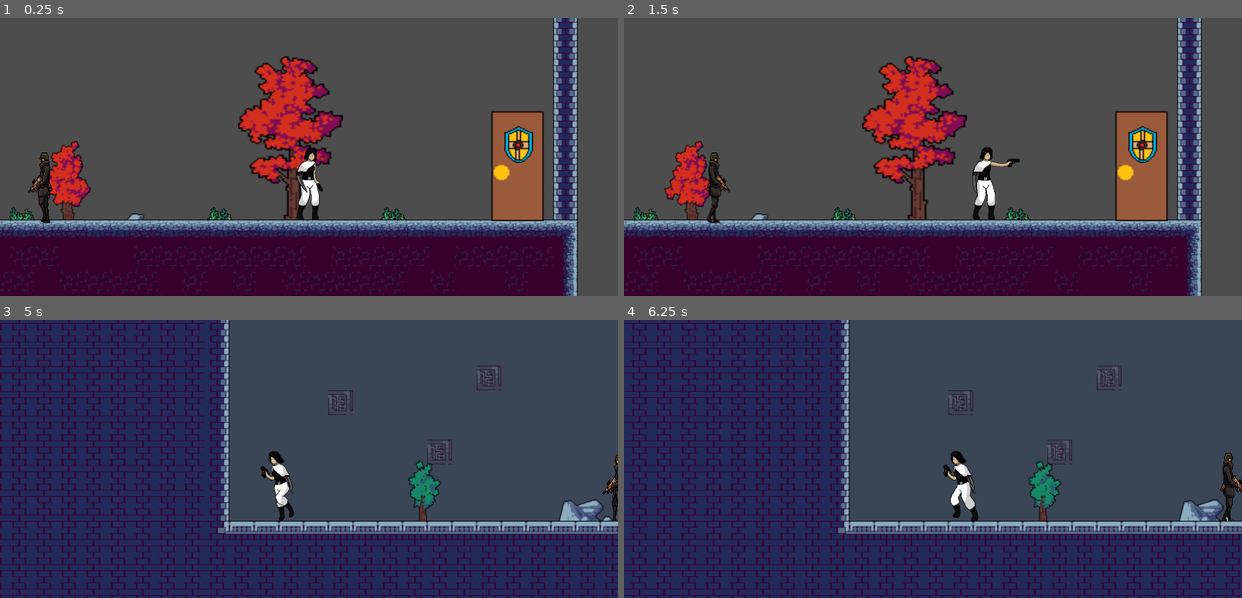
Above: before the commit, frames 1-4 (two rows, left to right).
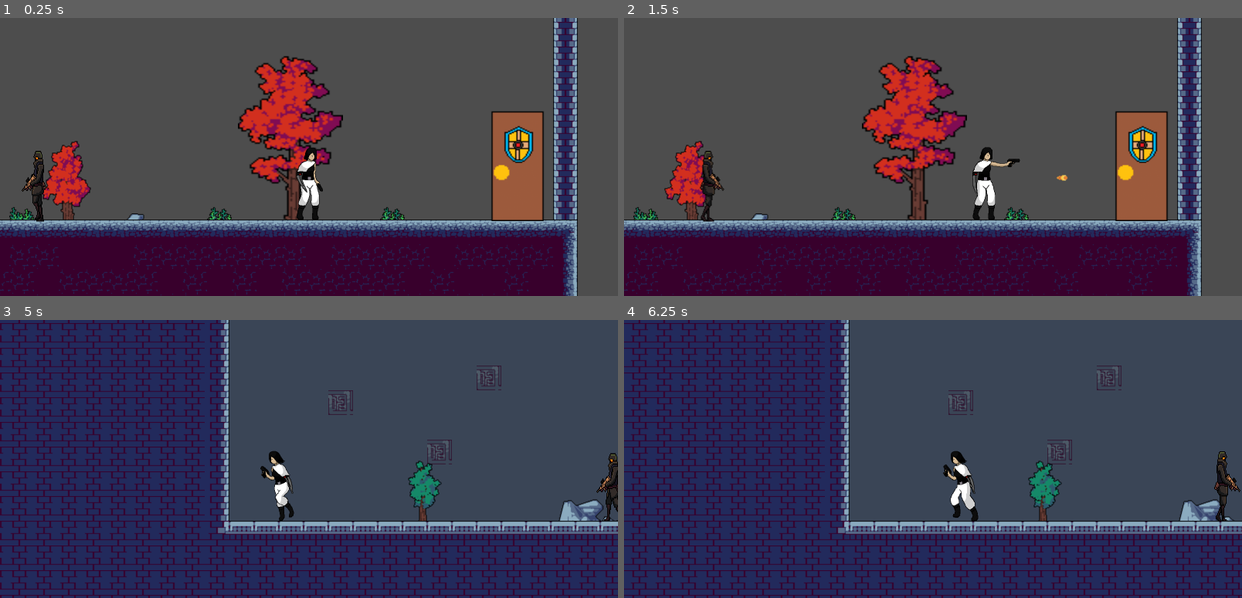
Above: after the commit, the same moments.

Repository: Corsa-Technologies/Terra1-seguro
Game: Godot game, scene res://Níveis/Nível1/Nível 1.tscn
Same seed, same stepped clock (60 frames per second), same inputs: the game is played once before the commit and once after it. This scene is started directly instead of the project's main scene.
Inputs:
- Up to frame 1 (0.25 s): no input
- Up to frame 2 (1.5 s): tap Enter (ataque) at 0.5 s; hold Enter (ataque) 0.53-1.28 s; hold Right (ui_right) from 0.53 s (still down); tap Up (ui_up) at 0.77 s; tap Backspace (tiro) at 0.8, 1.35 s
- Up to frame 3 (5 s): tap Up (ui_up) at 1.52, 3.02, 3.77, 4.52 s; tap Enter (ataque) at 1.55, 3.05, 4.55 s; release Right (ui_right) at 2.03 s; hold Left (ui_left) 2.03-2.78 s; hold Enter (ataque) 2.03-2.78 s; tap Backspace (tiro) at 2.3, 2.85, 3.8, 4.35 s; hold Right (ui_right) 2.78-4.28 s; hold Enter (ataque) 3.53-4.28 s; hold Left (ui_left) from 4.28 s (still down)
- Up to frame 4 (6.25 s): release Left (ui_left) at 5.03 s; hold Right (ui_right) 5.03-5.78 s; hold Enter (ataque) 5.03-5.78 s; tap Backspace (tiro) at 5.3, 5.85 s; hold Left (ui_left) from 5.78 s (still down); tap Up (ui_up) at 6.02 s; tap Enter (ataque) at 6.05 s

The runs differ from the first frame. In frame 1, 0.6% of the frame differs, in the area x 3-9%, y 47-74%; in frame 2, 0.6%; in frame 3, 0.4%; in frame 4, 0.6%.

Commit message:
Adicionado função de tiro pra Aya
Falta polimento de colisão e animações

Diff:
--- a/Assets/inimigos/inimigo1/ataque/projectile.tscn
+++ b/Assets/inimigos/inimigo1/ataque/projectile.tscn
@@ -48,6 +48,7 @@
 [node name="projectile" type="CharacterBody2D"]
 position = Vector2(3, 2)
 collision_layer = 8
+collision_mask = 0
 script = ExtResource("1_lb75j")
 
 [node name="AnimatedSprite2D" type="AnimatedSprite2D" parent="."]
--- a/Assets/inimigos/inimigo1/inimigo_1.tscn
+++ b/Assets/inimigos/inimigo1/inimigo_1.tscn
@@ -167,7 +167,6 @@
 
 [node name="hurtbox" type="Area2D" parent="."]
 collision_layer = 3
-collision_mask = 3
 
 [node name="CollisionShape2D" type="CollisionShape2D" parent="hurtbox"]
 position = Vector2(-1.5, 5.5)
@@ -177,11 +176,10 @@
 light_mask = 2
 visibility_layer = 2
 texture_filter = 1
-position = Vector2(16, -31)
+position = Vector2(8, -33)
 scale = Vector2(1.4, 1.359)
 sprite_frames = SubResource("SpriteFrames_yla2x")
-animation = &"shot1"
-frame_progress = 0.859789
+animation = &"walk"
 
 [node name="CollisionShape2D" type="CollisionShape2D" parent="."]
 position = Vector2(5.96046e-08, 7.35)
@@ -199,7 +197,6 @@
 
 [node name="projectile" parent="." instance=ExtResource("2_e7062")]
 position = Vector2(29, 529)
-collision_mask = 0
 
 [connection signal="body_entered" from="DetectionArea" to="." method="_on_detection_area_body_entered"]
 [connection signal="body_exited" from="DetectionArea" to="." method="_on_detection_area_body_exited"]
--- a/GUI/Menus/MenuPrincipal/Menuprincipal.tscn
+++ b/GUI/Menus/MenuPrincipal/Menuprincipal.tscn
@@ -11,8 +11,8 @@
 anchor_bottom = 1.0
 grow_horizontal = 2
 grow_vertical = 2
-size_flags_horizontal = 4
-size_flags_vertical = 4
+size_flags_horizontal = 6
+size_flags_vertical = 6
 script = ExtResource("2_kvl8a")
 metadata/_edit_use_anchors_ = true
 
--- a/Player/Scripts/movimento.gd
+++ b/Player/Scripts/movimento.gd
@@ -11,6 +11,8 @@
 @onready var hitboxlamina = $hitboxlamina # Referência à hitboxlamina
 @export var buffer_time: float = 0.15
 @export var coyote_time: float = 0.1
+
+@export var projectile_scene: PackedScene # A cena do projétil que será instanciada
 
 # Variáveis para a vida
 var max_health: int = 100
@@ -115,10 +117,11 @@
 		is_shooting = true
 		velocity.x = 0 # Para o personagem de se mover enquanto atira
 		animated_sprite.play("tiro")
+		shoot_projectile() # Dispara o projétil
 		# Conecta o sinal de "animation_finished" com a função que será chamada quando a animação terminar
 		animated_sprite.connect("animation_finished", Callable(self, "_on_shoot_animation_finished"))
 
-	# Verifica se o botão "ataque" foi pressionado e o personagem não está atirando ou atacando
+	# Verifica se o botão "ataque" foi pressionado e o personagem não está atacando ou atirando
 	if event.is_action_pressed("ataque") and not is_attacking and not is_shooting:
 		is_attacking = true
 		velocity.x = 0 # Para o personagem de se mover enquanto ataca
@@ -138,14 +141,32 @@
 	hitboxlamina.set_monitoring(false)  # Desativa a hitbox ao terminar o ataque
 	animated_sprite.disconnect("animation_finished", Callable(self, "_on_attack_animation_finished"))
 
-# Função para quando o tempo do coyote timer acaba
-func _on_coyote_timer_timeout() -> void:
-	canjump = false
+# Função para disparar o projétil
+func shoot_projectile():
+	# Verifica se a cena do projétil foi atribuída
+	if projectile_scene == null:
+		return
+
+	# Instancia a cena do projétil
+	var projectile = projectile_scene.instantiate() as CharacterBody2D
+
+	# Define a posição inicial do projétil um pouco à frente do jogador
+	if animated_sprite.flip_h:
+		projectile.global_position = global_position + Vector2(-10, 0)  # Dispara para a esquerda
+		projectile.direction = Vector2.LEFT  # Define a direção para a esquerda
+	else:
+		projectile.global_position = global_position + Vector2(10, 0)  # Dispara para a direita
+		projectile.direction = Vector2.RIGHT  # Define a direção para a direita
+
+	# Adiciona o projétil à cena
+	get_parent().add_child(projectile)
 
 # Função de morte
 func die():
 	get_tree().reload_current_scene() # Recarrega a cena atual
-
+# Função para quando o tempo do coyote timer acaba
+func _on_coyote_timer_timeout() -> void:
+	canjump = false
 # Função de colisão
 func _on_hitboxlamina_body_entered(body: CharacterBody2D) -> void:
 	print("Corpo entrou na hitbox: ", body.name)
--- /dev/null
+++ b/Player/Scripts/projetilaya.gd
@@ -0,0 +1,29 @@
+extends CharacterBody2D
+@onready var animacao = $AnimatedSprite2D
+@export var SPEED = 600
+@export var damage = 10  # Dano que o projétil causa
+
+var direction: Vector2  # A direção do projétil
+
+func _ready():
+	$AnimatedSprite2D.play('default')
+	# Define a rotação do projétil para a direção de movimento
+	rotation = direction.angle()  # Ajusta a rotação para a direção
+
+	# Remove o projétil após 3 segundos, caso não colida com nada
+	await get_tree().create_timer(3).timeout
+	queue_free()  # Remove o projétil da cena
+
+func _physics_process(delta):
+	velocity = direction * SPEED  # Move o projétil na direção especificada
+	move_and_slide()
+
+# Função que será chamada quando o projétil colidir com um corpo
+
+func _on_area_2d_body_entered(body: CharacterBody2D):  # Verifica se o objeto que colidiu está no grupo "Player"
+	if body is CharacterBody2D:
+		var hurtbox = body.get_node("hurtbox")
+		if hurtbox:
+			print('Achei a hurtbox dentro do inimigo')
+			hurtbox.get_parent().take_damage(50)
+			queue_free()
--- a/Player/playercena.tscn
+++ b/Player/playercena.tscn
@@ -1,9 +1,10 @@
-[gd_scene load_steps=28 format=3 uid="uid://c2b5a8wa3xoja"]
+[gd_scene load_steps=29 format=3 uid="uid://c2b5a8wa3xoja"]
 
 [ext_resource type="Script" path="res://Player/Scripts/movimento.gd" id="1_kiena"]
 [ext_resource type="Texture2D" uid="uid://3l7d1xkbaat7" path="res://Player/Aya Completo.png" id="2_2ortg"]
 [ext_resource type="PackedScene" uid="uid://6r0hwy3ijx5f" path="res://GUI/Controles/controlecanvas.tscn" id="2_21c6s"]
 [ext_resource type="Texture2D" uid="uid://bfrp2uancgku5" path="res://Player/sprites2.png" id="3_rnmfg"]
+[ext_resource type="PackedScene" uid="uid://ixhsleocjpvi" path="res://Player/projetilaya.tscn" id="5_gmdoe"]
 
 [sub_resource type="AtlasTexture" id="AtlasTexture_hxdpw"]
 atlas = ExtResource("2_2ortg")
@@ -185,16 +186,16 @@
 z_index = 4
 position = Vector2(159, 114)
 script = ExtResource("1_kiena")
+projectile_scene = ExtResource("5_gmdoe")
 
 [node name="AnimatedSprite2D" type="AnimatedSprite2D" parent="."]
 position = Vector2(3, 8)
 scale = Vector2(0.5, 0.485)
 sprite_frames = SubResource("SpriteFrames_g48ma")
-animation = &"ataque"
-frame = 3
-frame_progress = 1.0
+animation = &"tiro"
 
 [node name="CoyoteTimer" type="Timer" parent="."]
+wait_time = 0.15
 one_shot = true
 
 [node name="hitboxlamina" type="Area2D" parent="."]
--- /dev/null
+++ b/Player/projetilaya.tscn
@@ -0,0 +1,70 @@
+[gd_scene load_steps=10 format=3 uid="uid://ixhsleocjpvi"]
+
+[ext_resource type="Script" path="res://Player/Scripts/projetilaya.gd" id="1_8434y"]
+[ext_resource type="Texture2D" uid="uid://3ki6fsjdsxce" path="res://Assets/inimigos/inimigo1/ataque/All_Fire_Bullet_Pixel_16x16_04.png" id="1_f5n2n"]
+
+[sub_resource type="RectangleShape2D" id="RectangleShape2D_uc1rd"]
+size = Vector2(20, 12)
+
+[sub_resource type="AtlasTexture" id="AtlasTexture_47wgl"]
+atlas = ExtResource("1_f5n2n")
+region = Rect2(96, 160, 16, 16)
+
+[sub_resource type="AtlasTexture" id="AtlasTexture_ggyvj"]
+atlas = ExtResource("1_f5n2n")
+region = Rect2(112, 160, 16, 16)
+
+[sub_resource type="AtlasTexture" id="AtlasTexture_sfexi"]
+atlas = ExtResource("1_f5n2n")
+region = Rect2(128, 160, 16, 16)
+
+[sub_resource type="AtlasTexture" id="AtlasTexture_s68rd"]
+atlas = ExtResource("1_f5n2n")
+region = Rect2(144, 160, 16, 16)
+
+[sub_resource type="SpriteFrames" id="SpriteFrames_h3fmd"]
+animations = [{
+"frames": [{
+"duration": 1.0,
+"texture": SubResource("AtlasTexture_47wgl")
+}, {
+"duration": 1.0,
+"texture": SubResource("AtlasTexture_ggyvj")
+}, {
+"duration": 1.0,
+"texture": SubResource("AtlasTexture_sfexi")
+}, {
+"duration": 1.0,
+"texture": SubResource("AtlasTexture_s68rd")
+}],
+"loop": true,
+"name": &"default",
+"speed": 20.0
+}]
+
+[sub_resource type="RectangleShape2D" id="RectangleShape2D_a543s"]
+size = Vector2(24, 16)
+
+[node name="Projetilaya" type="CharacterBody2D"]
+collision_layer = 0
+collision_mask = 0
+script = ExtResource("1_8434y")
+
+[node name="CollisionShape2D" type="CollisionShape2D" parent="."]
+position = Vector2(0, 1)
+shape = SubResource("RectangleShape2D_uc1rd")
+
+[node name="AnimatedSprite2D" type="AnimatedSprite2D" parent="."]
+sprite_frames = SubResource("SpriteFrames_h3fmd")
+frame = 3
+frame_progress = 0.327299
+
+[node name="Area2D" type="Area2D" parent="."]
+collision_layer = 2
+collision_mask = 2
+
+[node name="CollisionShape2D" type="CollisionShape2D" parent="Area2D"]
+position = Vector2(0, 1)
+shape = SubResource("RectangleShape2D_a543s")
+
+[connection signal="body_entered" from="Area2D" to="." method="_on_area_2d_body_entered"]
